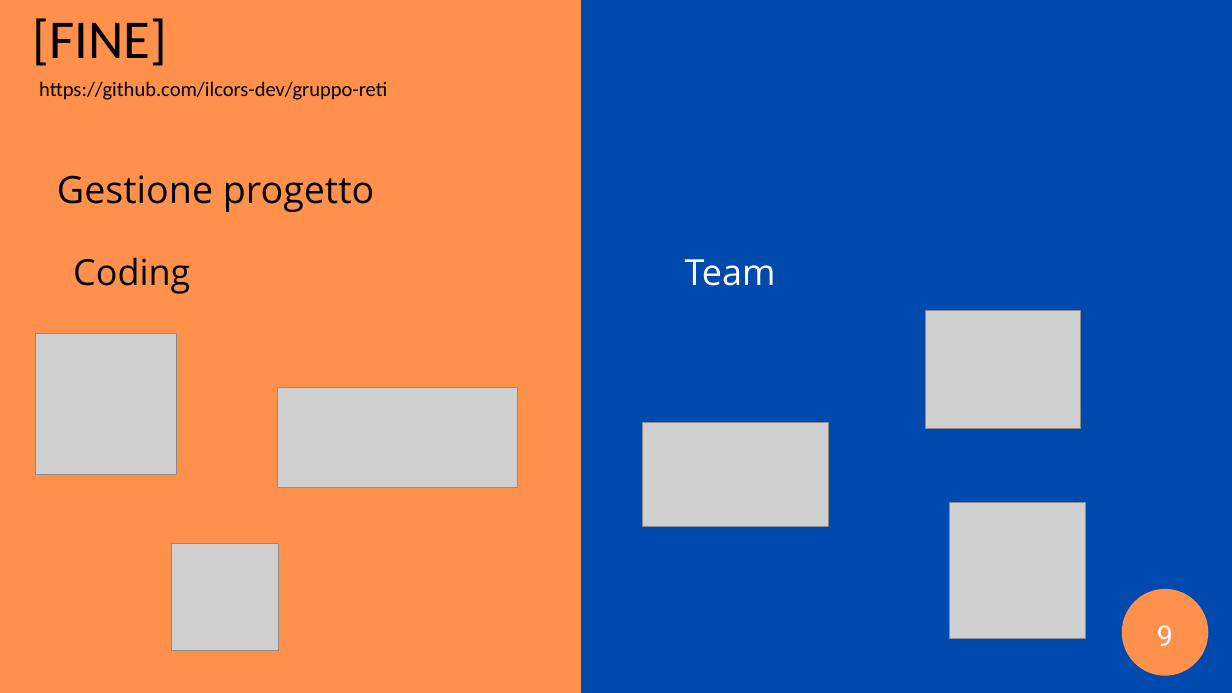
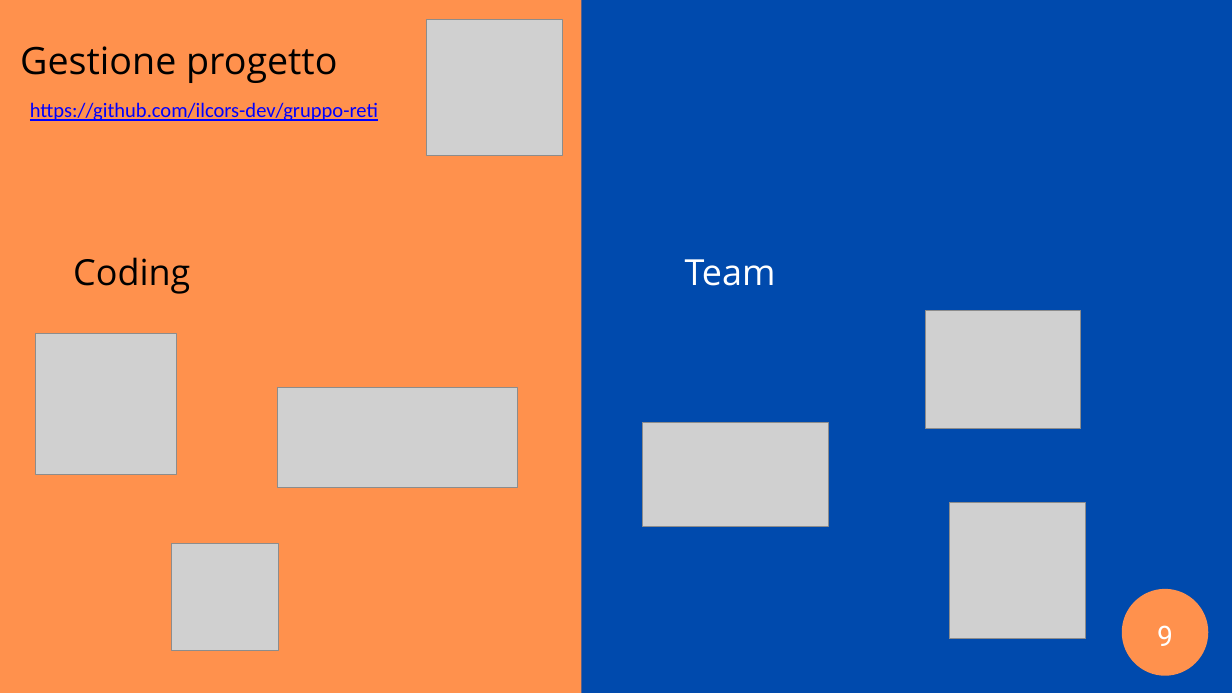
Before and after one commit to ilcors-dev/gruppo-reti, a slide deck: slide 9 of esercitazione_1/documents/Esercitazione 1.pptx. Drawn at 1232x693 pixels with LibreOffice and Linux fonts; fonts in the diff are those of the drawing; grey boxes stand for pictures. Boxes give left, top, right and bottom in pixels: in the first picture for what was removed or moved away, otherwise in the second. Text is boxed around its words. In the diff, an @@ line names an element or a change of style, - is before the commit and + after.

Commit message:
Update pptx presentation.

```diff
--- a/esercitazione_1/documents/Esercitazione 1.pptx
+++ b/esercitazione_1/documents/Esercitazione 1.pptx
@@ text "Gestione progetto": place and size @@
-text "Gestione progetto" at [57,175,374,212]
+text "Gestione progetto" at [20,46,337,83]
@@ text "Gestione progetto" at [20,46,337,83]: line spacing 75.6pt to 75pt @@
@@ text removed at [32,18,166,66] @@
-[FINE]
@@ picture added at [426,19,562,155] @@
@@ text "https://github.com/ilcors-dev/gruppo-reti": place and size @@
-text "https://github.com/ilcors-dev/gruppo-reti" at [39,81,387,100]
+text "https://github.com/ilcors-dev/gruppo-reti" at [30,102,378,121]
@@ text "https://github.com/ilcors-dev/gruppo-reti" at [30,102,378,121]: text colour #000000 to #0000FF, underline on @@
```
Also in this commit, not shown: 8 other slides changed.
